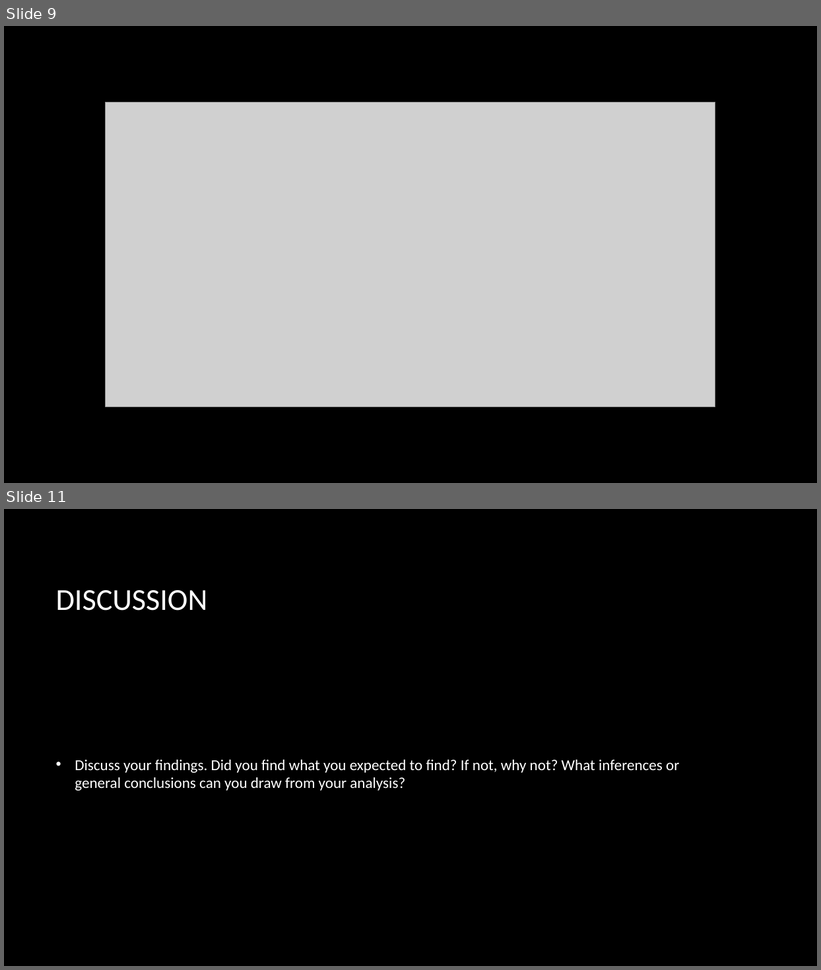
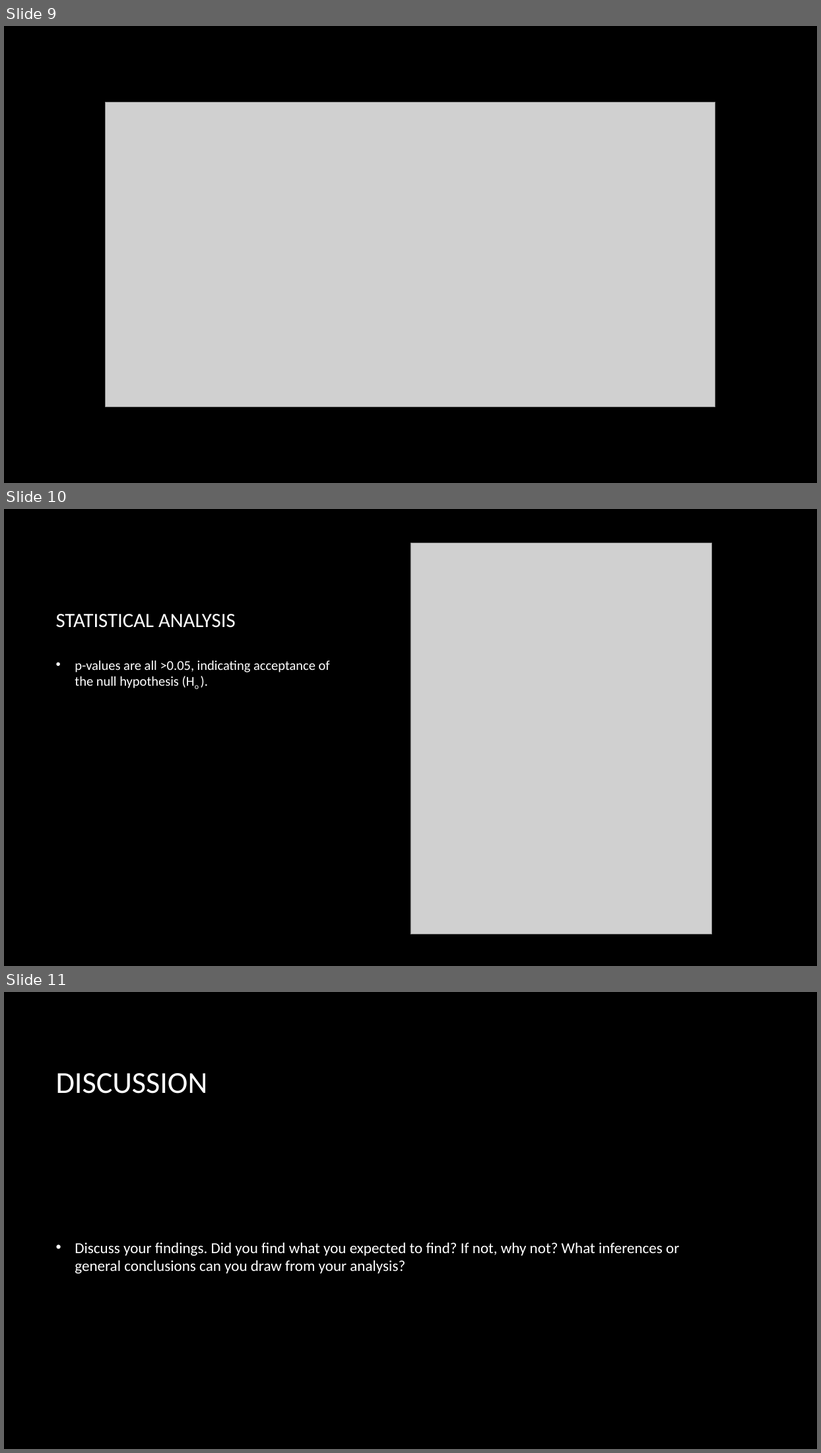
Before and after one commit to knwright/ProgressBar, a slide deck: Presentation.pptx. Shown one above the other, each under a label of ours: slides 9 and 11 before the commit, slides 9, 10 and 11 after it; the slides between them are not shown. The pictures are 821x970 and 821x1453 pixels, drawn with LibreOffice and Linux fonts; fonts in the diff are those of the drawing; grey boxes stand for pictures; background and template pictures are left out. Boxes give left, top, right and bottom in pixels: in the first picture for what was removed or moved away, otherwise in the second. Text is boxed around its words. In the diff, an @@ line names an element or a change of style, - is before the commit and + after.

```diff
--- a/Presentation.pptx
+++ b/Presentation.pptx
@@ slide 10 added at box(4, 509, 817, 966), background picture (left out) @@
@@ picture added at box(411, 543, 712, 935) @@
@@ title added at box(56, 614, 236, 628), 24 pt, text #FFFFFF @@
+STATISTICAL ANALYSIS
@@ text added at box(75, 660, 330, 689), 16 pt, text #FFFFFF @@
+• p-values are all >0.05, indicating acceptance of the null hypothesis (Ho ).
```
Also in this commit, not shown: 2 slides changed, 1 slide removed, 1 other file.
